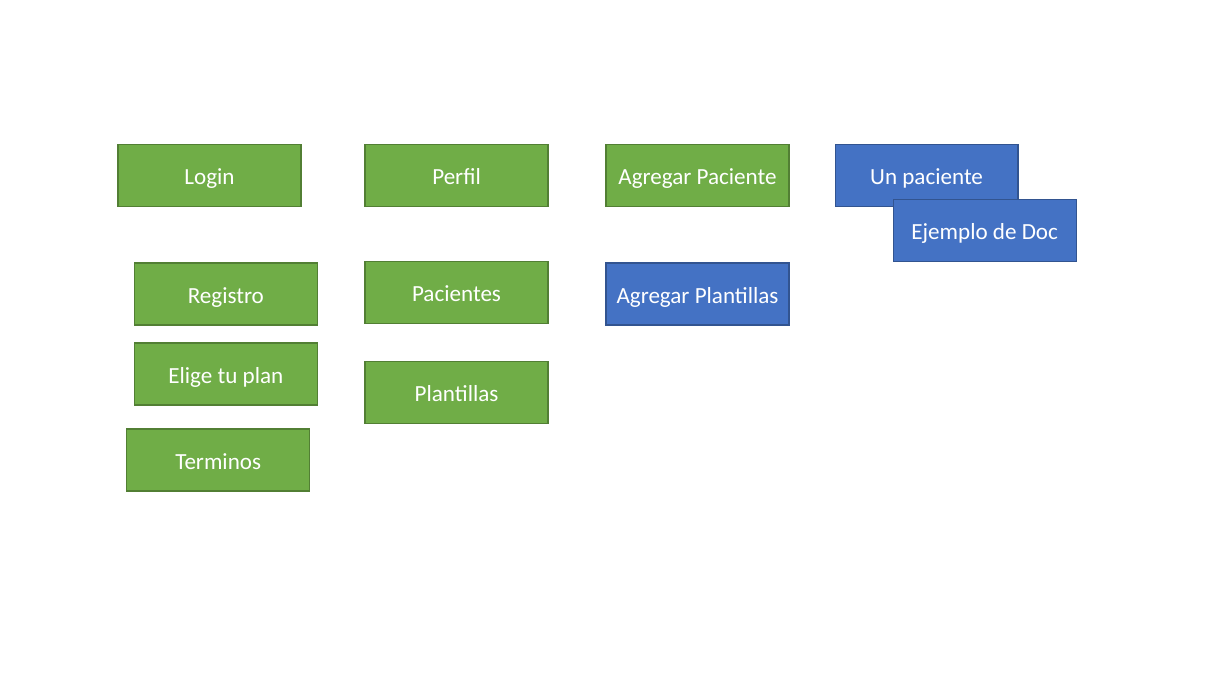
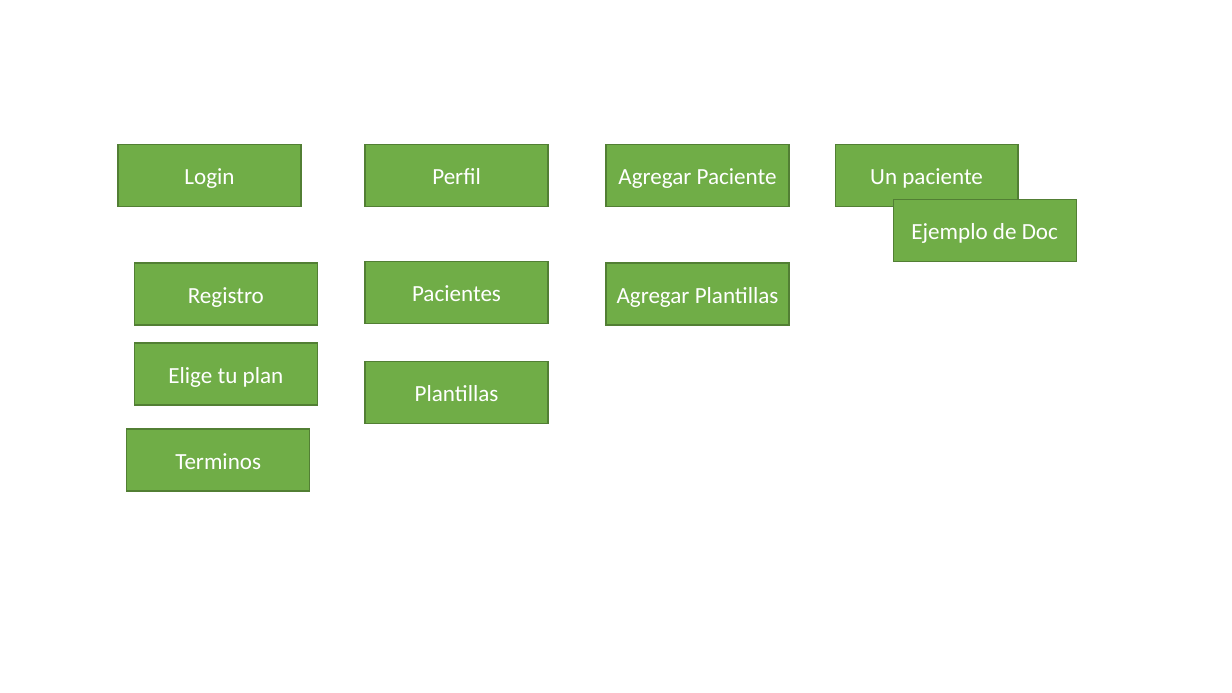
Before and after one commit to the-other-mariana/pm, a slide deck: slide 2 of PM1/eng/MVP.pptx. Drawn at 1232x693 pixels with LibreOffice and Linux fonts; fonts in the diff are those of the drawing. Boxes give left, top, right and bottom in pixels: in the first picture for what was removed or moved away, otherwise in the second. Text is boxed around its words. In the diff, an @@ line names an element or a change of style, - is before the commit and + after.

```diff
--- a/PM1/eng/MVP.pptx
+++ b/PM1/eng/MVP.pptx
@@ fill #4472C4 to #70AD47; outline #325491 1 pt to #538035 1 pt in 3 elements at (606,263,789,325), (836,145,1019,207), (894,200,1077,262) @@
```
Also in this commit, not shown: 10 other slides changed, 5 slides added.
